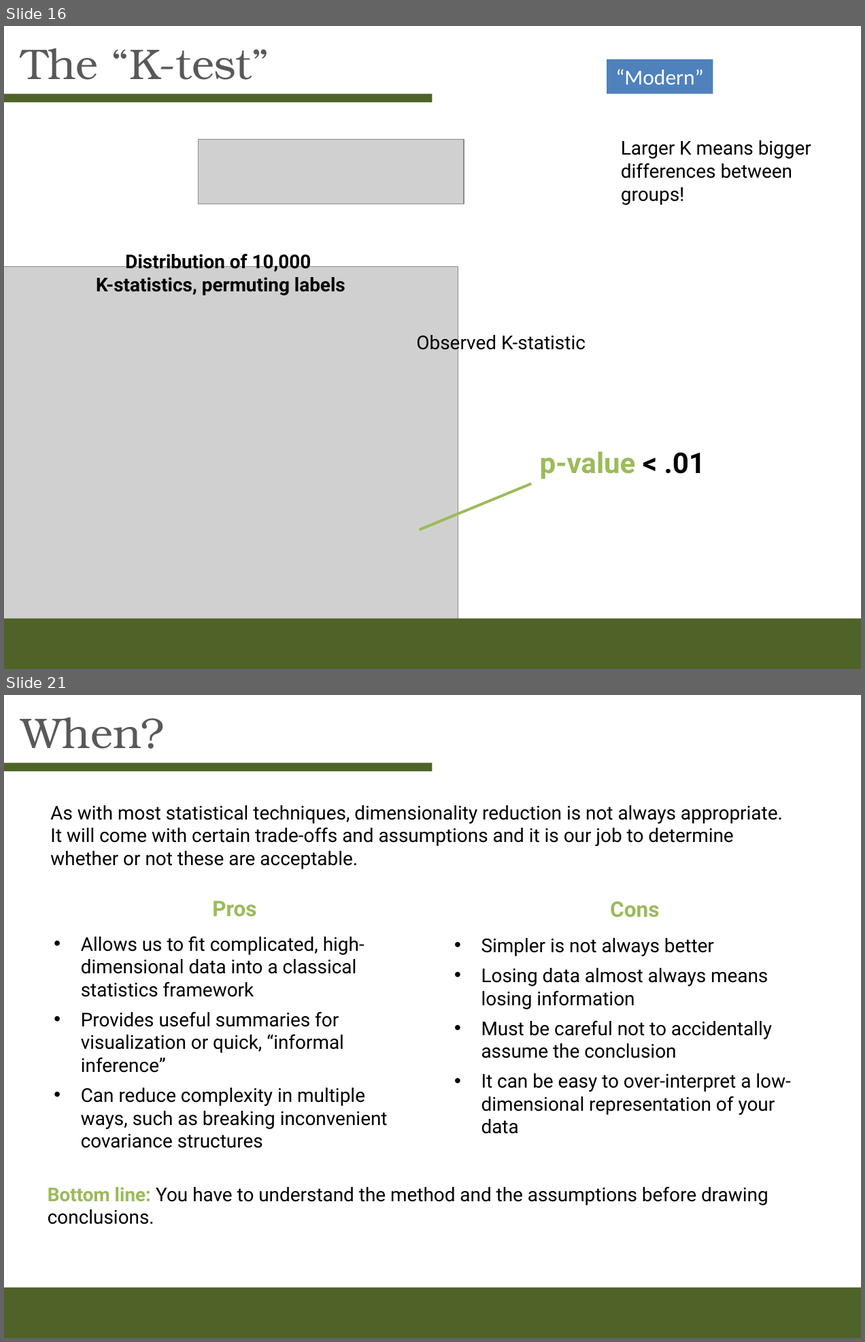
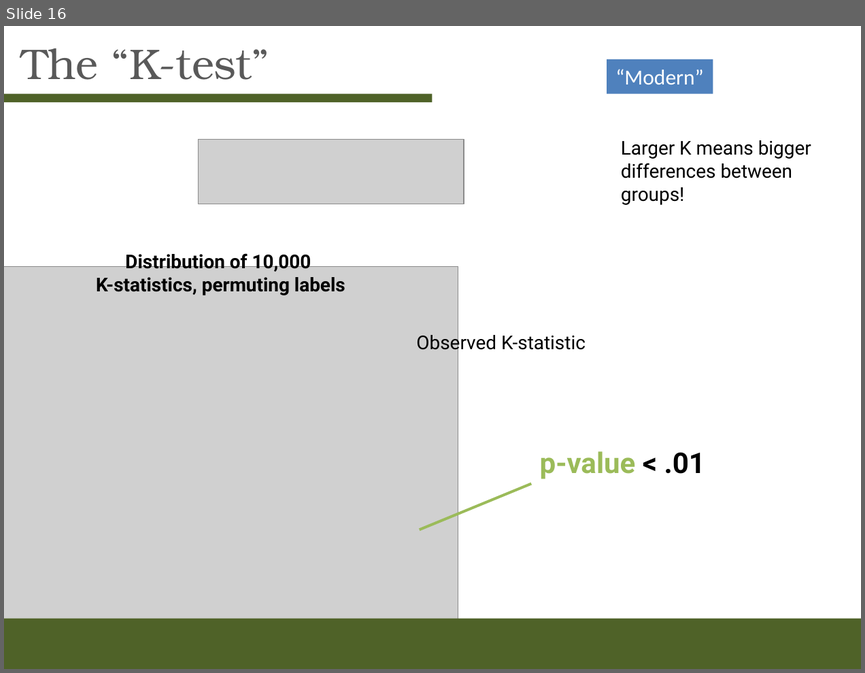
Before and after one commit to kstreet13/mcb293s, a slide deck: Week-4/Week4slides.pptx. Shown one above the other, each under a label of ours: slides 16 and 21 before the commit, slide 16 after it; the slides between them are not shown. The pictures are 865x1342 and 865x673 pixels, drawn with LibreOffice and Linux fonts; fonts in the diff are those of the drawing; grey boxes stand for pictures. Boxes give left, top, right and bottom in pixels: in the first picture for what was removed or moved away, otherwise in the second. Text is boxed around its words. In the diff, an @@ line names an element or a change of style, - is before the commit and + after.

```diff
--- a/Week-4/Week4slides.pptx
+++ b/Week-4/Week4slides.pptx
@@ slide 21 removed at (x1=4, y1=695, x2=861, y2=1338), background #FFFFFF @@
@@ title removed at (x1=21, y1=717, x2=164, y2=749) @@
-When?
@@ rectangle removed at (x1=4, y1=763, x2=432, y2=771) @@
@@ text removed at (x1=50, y1=805, x2=783, y2=869) @@
-As with most statistical techniques, dimensionality reduction is not always appropriate. It will come with certain trade-offs and assumptions and it is our job to determine whether or not these are acceptable.
@@ text removed at (x1=212, y1=900, x2=256, y2=917) @@
-Pros
@@ text removed at (x1=610, y1=901, x2=659, y2=917) @@
-Cons
@@ text removed at (x1=81, y1=936, x2=388, y2=1148) @@
-• Allows us to fit complicated, high-dimensional data into a classical statistics framework
-• Provides useful summaries for visualization or quick, “informal inference”
-• Can reduce complexity in multiple ways, such as breaking inconvenient covariance structures
@@ text removed at (x1=481, y1=938, x2=790, y2=1134) @@
-• Simpler is not always better
-• Losing data almost always means losing information
-• Must be careful not to accidentally assume the conclusion
-• It can be easy to over-interpret a low-dimensional representation of your data
@@ text removed at (x1=48, y1=1186, x2=768, y2=1224) @@
-Bottom line: You have to understand the method and the assumptions before drawing conclusions.
@@ rectangle removed at (x1=4, y1=1287, x2=861, y2=1338) @@
```
Also in this commit, not shown: 1 slide changed, 10 other slides removed, 1 other file.
